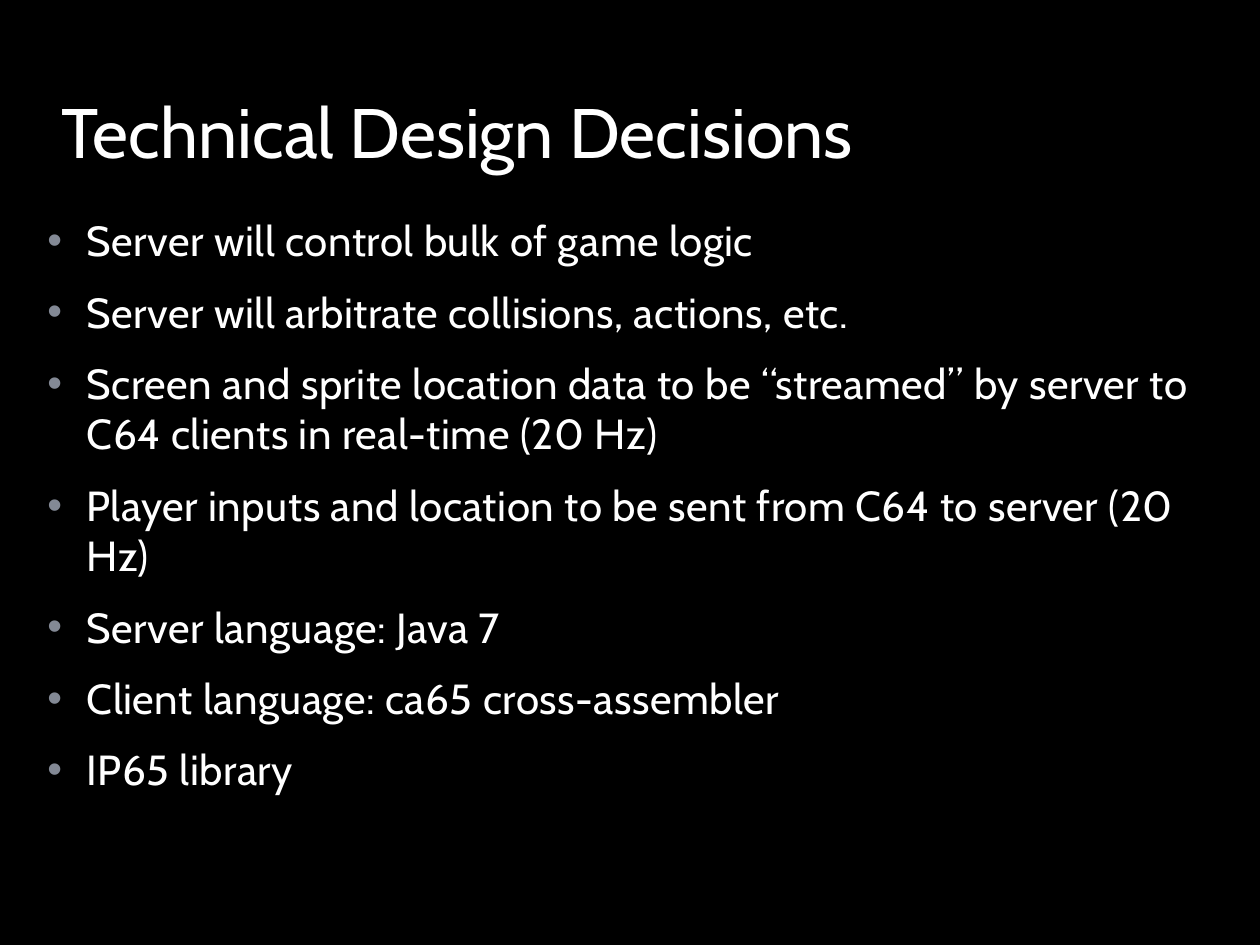
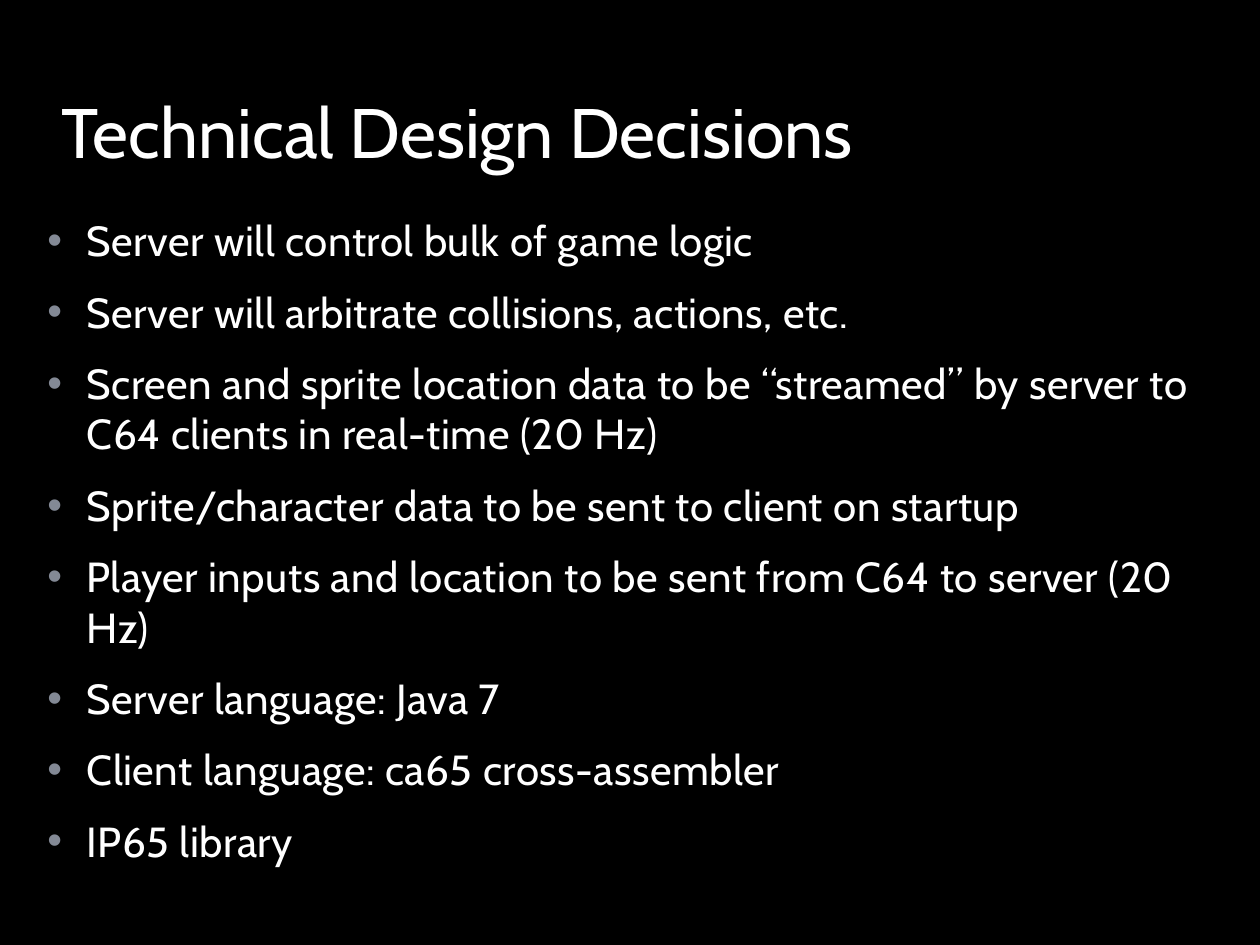
Before and after one commit to LeifBloomquist/Vortex, a slide deck: slide 9 of Docs/Vortex ECCC 2013.pptx. Drawn at 1260x945 pixels with LibreOffice and Linux fonts; fonts in the diff are those of the drawing; background and template pictures are left out. Boxes give left, top, right and bottom in pixels: in the first picture for what was removed or moved away, otherwise in the second. Text is boxed around its words. In the diff, an @@ line names an element or a change of style, - is before the commit and + after.

```diff
--- a/Docs/Vortex ECCC 2013.pptx
+++ b/Docs/Vortex ECCC 2013.pptx
@@ text at bbox=[87, 489, 1019, 531]: paragraph added @@
+• Sprite/character data to be sent to client on startup
```
Also in this commit, not shown: 1 other slide changed, 23 other files.
